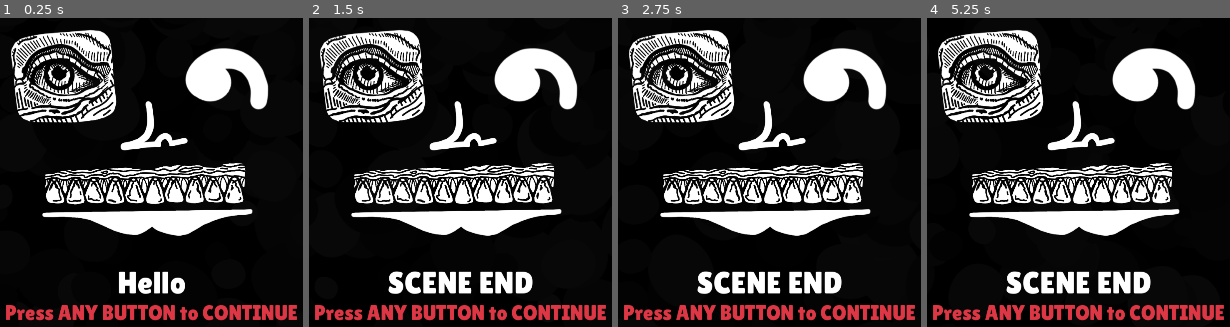
Above: before the commit, frames 1-4 (left to right).
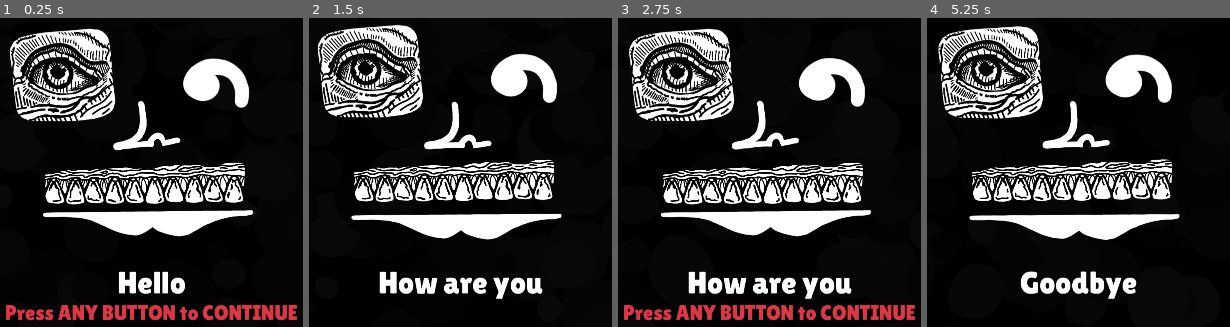
Above: after the commit, the same moments.

Repository: Hangover-Sunshine/DEFCON-JUNIOR
Game: Godot game, scene res://scenes/menus/menu_cutscene.tscn
The game is run twice, just before and just after one commit, with the same random seed, the same clock (stepped at 60 frames per second) and the same inputs. This scene is started directly instead of the project's main scene.
Inputs:
- Up to frame 1 (0.25 s): no input
- Up to frame 2 (1.5 s): tap Enter at 0.5, 1.25 s; hold D (right) 0.53-1.28 s; tap Shift (dash) at 0.6 s; hold S (down) from 1.28 s (still down); tap Space (fire) at 1.35 s
- Up to frame 3 (2.75 s): tap Enter at 2 s; release S (down) at 2.03 s; hold D (right) from 2.03 s (still down); tap Q (shield) at 2.1 s
- Up to frame 4 (5.25 s): tap Enter at 2.75, 3.5, 4.25 s; release D (right) at 2.78 s; hold W (up) 2.78-3.53 s; tap Shift (dash) at 2.85, 5.1 s; hold Space (fire) 3.53-4.28 s; hold A (left) 3.53-5.03 s; tap Q (shield) at 4.35 s; hold S (down) from 5.03 s (still down)

The runs differ from the first frame. In frame 1, 12% of the frame differs, in the area x 3-89%, y 3-71%; in frame 2, 23%, in the area x 1-99%, y 2-99%; in frame 3, 14%; in frame 4, 23%.

Commit message:
Function Line Reader

Diff:
--- a/scenes/menus/menu_cutscene.tscn
+++ b/scenes/menus/menu_cutscene.tscn
@@ -11,6 +11,466 @@
 
 [sub_resource type="Gradient" id="Gradient_8h1t4"]
 colors = PackedColorArray(0.00392157, 0.00392157, 0.00392157, 1, 0.0338533, 0.0338533, 0.0338533, 1)
+
+[sub_resource type="Animation" id="Animation_ie1y8"]
+resource_name = "Blink"
+length = 3.0
+loop_mode = 1
+tracks/0/type = "value"
+tracks/0/imported = false
+tracks/0/enabled = true
+tracks/0/path = NodePath(".:frame")
+tracks/0/interp = 1
+tracks/0/loop_wrap = true
+tracks/0/keys = {
+"times": PackedFloat32Array(0, 0.5, 0.6, 0.7),
+"transitions": PackedFloat32Array(1, 1, 1, 1),
+"update": 1,
+"values": [0, 0, 1, 0]
+}
+tracks/1/type = "value"
+tracks/1/imported = false
+tracks/1/enabled = true
+tracks/1/path = NodePath(".:scale")
+tracks/1/interp = 1
+tracks/1/loop_wrap = true
+tracks/1/keys = {
+"times": PackedFloat32Array(0, 0.4, 0.5, 0.6, 0.7, 3),
+"transitions": PackedFloat32Array(1, 1, 1, 1, 1, 1),
+"update": 1,
+"values": [Vector2(1, 1), Vector2(1, 1), Vector2(1, 1.05), Vector2(1, 0.95), Vector2(1, 1), Vector2(1, 1)]
+}
+
+[sub_resource type="Animation" id="Animation_ot5at"]
+resource_name = "Closed"
+length = 0.001
+tracks/0/type = "value"
+tracks/0/imported = false
+tracks/0/enabled = true
+tracks/0/path = NodePath(".:frame")
+tracks/0/interp = 1
+tracks/0/loop_wrap = true
+tracks/0/keys = {
+"times": PackedFloat32Array(0),
+"transitions": PackedFloat32Array(1),
+"update": 1,
+"values": [1]
+}
+tracks/1/type = "value"
+tracks/1/imported = false
+tracks/1/enabled = true
+tracks/1/path = NodePath(".:scale")
+tracks/1/interp = 1
+tracks/1/loop_wrap = true
+tracks/1/keys = {
+"times": PackedFloat32Array(0),
+"transitions": PackedFloat32Array(1),
+"update": 1,
+"values": [Vector2(1, 1)]
+}
+
+[sub_resource type="Animation" id="Animation_g3ouw"]
+length = 0.001
+tracks/0/type = "value"
+tracks/0/imported = false
+tracks/0/enabled = true
+tracks/0/path = NodePath(".:scale")
+tracks/0/interp = 1
+tracks/0/loop_wrap = true
+tracks/0/keys = {
+"times": PackedFloat32Array(0),
+"transitions": PackedFloat32Array(1),
+"update": 0,
+"values": [Vector2(1, 1)]
+}
+tracks/1/type = "value"
+tracks/1/imported = false
+tracks/1/enabled = true
+tracks/1/path = NodePath(".:frame")
+tracks/1/interp = 1
+tracks/1/loop_wrap = true
+tracks/1/keys = {
+"times": PackedFloat32Array(0),
+"transitions": PackedFloat32Array(1),
+"update": 1,
+"values": [1]
+}
+
+[sub_resource type="AnimationLibrary" id="AnimationLibrary_ast0u"]
+_data = {
+"Blink": SubResource("Animation_ie1y8"),
+"Closed": SubResource("Animation_ot5at"),
+"RESET": SubResource("Animation_g3ouw")
+}
+
+[sub_resource type="Animation" id="Animation_kp5cm"]
+length = 0.001
+tracks/0/type = "value"
+tracks/0/imported = false
+tracks/0/enabled = true
+tracks/0/path = NodePath("Lowerface/Top_Lip:position")
+tracks/0/interp = 1
+tracks/0/loop_wrap = true
+tracks/0/keys = {
+"times": PackedFloat32Array(0),
+"transitions": PackedFloat32Array(1),
+"update": 0,
+"values": [Vector2(-11.9999, 115)]
+}
+tracks/1/type = "value"
+tracks/1/imported = false
+tracks/1/enabled = true
+tracks/1/path = NodePath("Lowerface/Top_Lip:rotation")
+tracks/1/interp = 1
+tracks/1/loop_wrap = true
+tracks/1/keys = {
+"times": PackedFloat32Array(0),
+"transitions": PackedFloat32Array(1),
+"update": 0,
+"values": [0.0436332]
+}
+tracks/2/type = "value"
+tracks/2/imported = false
+tracks/2/enabled = true
+tracks/2/path = NodePath("Lowerface/Bottom_Lip:position")
+tracks/2/interp = 1
+tracks/2/loop_wrap = true
+tracks/2/keys = {
+"times": PackedFloat32Array(0),
+"transitions": PackedFloat32Array(1),
+"update": 0,
+"values": [Vector2(-6, 210)]
+}
+tracks/3/type = "value"
+tracks/3/imported = false
+tracks/3/enabled = true
+tracks/3/path = NodePath("Lowerface/Bottom_Lip:rotation")
+tracks/3/interp = 1
+tracks/3/loop_wrap = true
+tracks/3/keys = {
+"times": PackedFloat32Array(0),
+"transitions": PackedFloat32Array(1),
+"update": 0,
+"values": [0.0]
+}
+tracks/4/type = "value"
+tracks/4/imported = false
+tracks/4/enabled = true
+tracks/4/path = NodePath("Lowerface:position")
+tracks/4/interp = 1
+tracks/4/loop_wrap = true
+tracks/4/keys = {
+"times": PackedFloat32Array(0),
+"transitions": PackedFloat32Array(1),
+"update": 0,
+"values": [Vector2(0, 0)]
+}
+
+[sub_resource type="Animation" id="Animation_ag8hl"]
+resource_name = "Neutral"
+length = 6.0
+loop_mode = 1
+tracks/0/type = "value"
+tracks/0/imported = false
+tracks/0/enabled = true
+tracks/0/path = NodePath("Lowerface/Top_Lip:position")
+tracks/0/interp = 1
+tracks/0/loop_wrap = true
+tracks/0/keys = {
+"times": PackedFloat32Array(0, 1, 2, 3, 4, 5, 6),
+"transitions": PackedFloat32Array(1, 1, 1, 1, 1, 1, 1),
+"update": 0,
+"values": [Vector2(-11.9999, 115), Vector2(-15, 113), Vector2(-5.00001, 112), Vector2(-11.9999, 115), Vector2(-15, 113), Vector2(-5.00001, 112), Vector2(-11.9999, 115)]
+}
+tracks/1/type = "value"
+tracks/1/imported = false
+tracks/1/enabled = true
+tracks/1/path = NodePath("Lowerface/Top_Lip:rotation")
+tracks/1/interp = 1
+tracks/1/loop_wrap = true
+tracks/1/keys = {
+"times": PackedFloat32Array(0, 1, 2, 3, 4, 5, 6),
+"transitions": PackedFloat32Array(1, 1, 1, 1, 1, 1, 1),
+"update": 0,
+"values": [0.0436332, 0.0261799, 0.0610865, 0.0436332, 0.0261799, 0.0610865, 0.0436332]
+}
+tracks/2/type = "value"
+tracks/2/imported = false
+tracks/2/enabled = true
+tracks/2/path = NodePath("Lowerface/Bottom_Lip:position")
+tracks/2/interp = 1
+tracks/2/loop_wrap = true
+tracks/2/keys = {
+"times": PackedFloat32Array(0, 1, 2, 3, 4, 5, 6),
+"transitions": PackedFloat32Array(1, 1, 1, 1, 1, 1, 1),
+"update": 0,
+"values": [Vector2(-6, 210), Vector2(0, 214), Vector2(-6.99999, 215), Vector2(-6, 210), Vector2(0, 214), Vector2(-6.99999, 215), Vector2(-6, 210)]
+}
+tracks/3/type = "value"
+tracks/3/imported = false
+tracks/3/enabled = true
+tracks/3/path = NodePath("Lowerface/Bottom_Lip:rotation")
+tracks/3/interp = 1
+tracks/3/loop_wrap = true
+tracks/3/keys = {
+"times": PackedFloat32Array(0, 1, 2, 3, 4, 5, 6),
+"transitions": PackedFloat32Array(1, 1, 1, 1, 1, 1, 1),
+"update": 0,
+"values": [0.0, 0.0174533, -0.0174533, 0.0, 0.0174533, -0.0174533, 0.0]
+}
+tracks/4/type = "value"
+tracks/4/imported = false
+tracks/4/enabled = true
+tracks/4/path = NodePath("Lowerface:position")
+tracks/4/interp = 1
+tracks/4/loop_wrap = true
+tracks/4/keys = {
+"times": PackedFloat32Array(0),
+"transitions": PackedFloat32Array(1),
+"update": 0,
+"values": [Vector2(0, 0)]
+}
+
+[sub_resource type="Animation" id="Animation_83vbo"]
+resource_name = "Speak"
+length = 2.0
+tracks/0/type = "value"
+tracks/0/imported = false
+tracks/0/enabled = true
+tracks/0/path = NodePath("Lowerface/Top_Lip:position")
+tracks/0/interp = 1
+tracks/0/loop_wrap = true
+tracks/0/keys = {
+"times": PackedFloat32Array(0, 0.2, 0.4, 0.6, 0.8, 1, 1.2, 1.4, 1.6, 1.8, 2),
+"transitions": PackedFloat32Array(1, 1, 1, 1, 1, 1, 1, 1, 1, 1, 1),
+"update": 0,
+"values": [Vector2(-11.9999, 115), Vector2(-11.9999, 106.884), Vector2(-11.9999, 115), Vector2(-11.9999, 106.884), Vector2(-11.9999, 115), Vector2(-11.9999, 106.884), Vector2(-11.9999, 115), Vector2(-11.9999, 106.884), Vector2(-11.9999, 115), Vector2(-11.9999, 106.884), Vector2(-11.9999, 115)]
+}
+tracks/1/type = "value"
+tracks/1/imported = false
+tracks/1/enabled = true
+tracks/1/path = NodePath("Lowerface/Top_Lip:rotation")
+tracks/1/interp = 1
+tracks/1/loop_wrap = true
+tracks/1/keys = {
+"times": PackedFloat32Array(0, 0.2, 0.4, 0.6, 0.8, 1, 1.2, 1.4, 1.6, 1.8, 2),
+"transitions": PackedFloat32Array(1, 1, 1, 1, 1, 1, 1, 1, 1, 1, 1),
+"update": 0,
+"values": [0.0436332, 0.0349066, 0.0436332, 0.0523599, 0.0436332, 0.0349066, 0.0436332, 0.0523599, 0.0436332, 0.0349066, 0.0436332]
+}
+tracks/2/type = "value"
+tracks/2/imported = false
+tracks/2/enabled = true
+tracks/2/path = NodePath("Lowerface/Bottom_Lip:position")
+tracks/2/interp = 1
+tracks/2/loop_wrap = true
+tracks/2/keys = {
+"times": PackedFloat32Array(0, 0.2, 0.4, 0.6, 0.8, 1, 1.2, 1.4, 1.6, 1.8, 2),
+"transitions": PackedFloat32Array(1, 1, 1, 1, 1, 1, 1, 1, 1, 1, 1),
+"update": 0,
+"values": [Vector2(-6, 210), Vector2(-6, 220.064), Vector2(-6, 210), Vector2(-6, 220.064), Vector2(-6, 210), Vector2(-6, 220.064), Vector2(-6, 210), Vector2(-6, 220.064), Vector2(-6, 210), Vector2(-6, 220.064), Vector2(-6, 210)]
+}
+tracks/3/type = "value"
+tracks/3/imported = false
+tracks/3/enabled = true
+tracks/3/path = NodePath("Lowerface/Bottom_Lip:rotation")
+tracks/3/interp = 1
+tracks/3/loop_wrap = true
+tracks/3/keys = {
+"times": PackedFloat32Array(0, 0.2, 0.4, 0.6, 0.8, 1, 1.2, 1.4, 1.6, 1.8, 2),
+"transitions": PackedFloat32Array(1, 1, 1, 1, 1, 1, 1, 1, 1, 1, 1),
+"update": 0,
+"values": [0.0, 0.00872665, 0.0, -0.00872665, 0.0, 0.00872665, 0.0, -0.00872665, 0.0, 0.00872665, 0.0]
+}
+
+[sub_resource type="AnimationLibrary" id="AnimationLibrary_m1r7x"]
+_data = {
+"Neutral": SubResource("Animation_ag8hl"),
+"RESET": SubResource("Animation_kp5cm"),
+"Speak": SubResource("Animation_83vbo")
+}
+
+[sub_resource type="Animation" id="Animation_bcbb7"]
+resource_name = "Neutral"
+length = 6.0
+loop_mode = 1
+tracks/0/type = "value"
+tracks/0/imported = false
+tracks/0/enabled = true
+tracks/0/path = NodePath("Upperface/Left_Eye:position")
+tracks/0/interp = 1
+tracks/0/loop_wrap = true
+tracks/0/keys = {
+"times": PackedFloat32Array(0, 1, 2, 3, 4, 5, 6),
+"transitions": PackedFloat32Array(1, 1, 1, 1, 1, 1, 1),
+"update": 0,
+"values": [Vector2(-207, -138), Vector2(-218, -149), Vector2(-207, -151), Vector2(-207, -138), Vector2(-218, -149), Vector2(-207, -151), Vector2(-207, -138)]
+}
+tracks/1/type = "value"
+tracks/1/imported = false
+tracks/1/enabled = true
+tracks/1/path = NodePath("Upperface/Left_Eye:rotation")
+tracks/1/interp = 1
+tracks/1/loop_wrap = true
+tracks/1/keys = {
+"times": PackedFloat32Array(0, 1, 2, 3, 4, 5, 6),
+"transitions": PackedFloat32Array(1, 1, 1, 1, 1, 1, 1),
+"update": 0,
+"values": [0.0, -0.0174533, 0.0174533, 0.0, -0.0174533, 0.0174533, 0.0]
+}
+tracks/2/type = "value"
+tracks/2/imported = false
+tracks/2/enabled = true
+tracks/2/path = NodePath("Upperface/Right_Eye:position")
+tracks/2/interp = 1
+tracks/2/loop_wrap = true
+tracks/2/keys = {
+"times": PackedFloat32Array(0, 1, 2, 3, 4, 5, 6),
+"transitions": PackedFloat32Array(1, 1, 1, 1, 1, 1, 1),
+"update": 0,
+"values": [Vector2(163, -123), Vector2(174, -134), Vector2(152, -140), Vector2(163, -123), Vector2(174, -134), Vector2(152, -140), Vector2(163, -123)]
+}
+tracks/3/type = "value"
+tracks/3/imported = false
+tracks/3/enabled = true
+tracks/3/path = NodePath("Upperface/Nose:position")
+tracks/3/interp = 1
+tracks/3/loop_wrap = true
+tracks/3/keys = {
+"times": PackedFloat32Array(0, 1, 2, 3, 4, 5, 6),
+"transitions": PackedFloat32Array(1, 1, 1, 1, 1, 1, 1),
+"update": 0,
+"values": [Vector2(-9, -25), Vector2(-4, -20), Vector2(3.99998, -22), Vector2(-9, -25), Vector2(-4, -20), Vector2(3.99998, -22), Vector2(-9, -25)]
+}
+tracks/4/type = "value"
+tracks/4/imported = false
+tracks/4/enabled = true
+tracks/4/path = NodePath("Upperface/Nose:rotation")
+tracks/4/interp = 1
+tracks/4/loop_wrap = true
+tracks/4/keys = {
+"times": PackedFloat32Array(0, 1, 2, 3, 4, 5, 6),
+"transitions": PackedFloat32Array(1, 1, 1, 1, 1, 1, 1),
+"update": 0,
+"values": [-0.0174533, 0.0349066, 0.0872665, -0.0174533, 0.0349066, 0.0872665, -0.0174533]
+}
+tracks/5/type = "value"
+tracks/5/imported = false
+tracks/5/enabled = true
+tracks/5/path = NodePath("Upperface:position")
+tracks/5/interp = 1
+tracks/5/loop_wrap = true
+tracks/5/keys = {
+"times": PackedFloat32Array(0),
+"transitions": PackedFloat32Array(1),
+"update": 0,
+"values": [Vector2(0, 0)]
+}
+tracks/6/type = "value"
+tracks/6/imported = false
+tracks/6/enabled = true
+tracks/6/path = NodePath("Upperface/Right_Eye:rotation")
+tracks/6/interp = 1
+tracks/6/loop_wrap = true
+tracks/6/keys = {
+"times": PackedFloat32Array(0, 1, 2, 3, 4, 5, 6),
+"transitions": PackedFloat32Array(1, 1, 1, 1, 1, 1, 1),
+"update": 0,
+"values": [0.0, 0.0349066, -0.0349066, 0.0, 0.0349066, -0.0349066, 0.0]
+}
+
+[sub_resource type="Animation" id="Animation_k1jmg"]
+length = 0.001
+tracks/0/type = "value"
+tracks/0/imported = false
+tracks/0/enabled = true
+tracks/0/path = NodePath("Upperface/Left_Eye:position")
+tracks/0/interp = 1
+tracks/0/loop_wrap = true
+tracks/0/keys = {
+"times": PackedFloat32Array(0),
+"transitions": PackedFloat32Array(1),
+"update": 0,
+"values": [Vector2(-207, -138)]
+}
+tracks/1/type = "value"
+tracks/1/imported = false
+tracks/1/enabled = true
+tracks/1/path = NodePath("Upperface/Left_Eye:rotation")
+tracks/1/interp = 1
+tracks/1/loop_wrap = true
+tracks/1/keys = {
+"times": PackedFloat32Array(0),
+"transitions": PackedFloat32Array(1),
+"update": 0,
+"values": [0.0]
+}
+tracks/2/type = "value"
+tracks/2/imported = false
+tracks/2/enabled = true
+tracks/2/path = NodePath("Upperface/Right_Eye:position")
+tracks/2/interp = 1
+tracks/2/loop_wrap = true
+tracks/2/keys = {
+"times": PackedFloat32Array(0),
+"transitions": PackedFloat32Array(1),
+"update": 0,
+"values": [Vector2(163, -123)]
+}
+tracks/3/type = "value"
+tracks/3/imported = false
+tracks/3/enabled = true
+tracks/3/path = NodePath("Upperface/Right_Eye:rotation")
+tracks/3/interp = 1
+tracks/3/loop_wrap = true
+tracks/3/keys = {
+"times": PackedFloat32Array(0),
+"transitions": PackedFloat32Array(1),
+"update": 0,
+"values": [0.0]
+}
+tracks/4/type = "value"
+tracks/4/imported = false
+tracks/4/enabled = true
+tracks/4/path = NodePath("Upperface/Nose:rotation")
+tracks/4/interp = 1
+tracks/4/loop_wrap = true
+tracks/4/keys = {
+"times": PackedFloat32Array(0),
+"transitions": PackedFloat32Array(1),
+"update": 0,
+"values": [-0.0174533]
+}
+tracks/5/type = "value"
+tracks/5/imported = false
+tracks/5/enabled = true
+tracks/5/path = NodePath("Upperface/Nose:position")
+tracks/5/interp = 1
+tracks/5/loop_wrap = true
+tracks/5/keys = {
+"times": PackedFloat32Array(0),
+"transitions": PackedFloat32Array(1),
+"update": 0,
+"values": [Vector2(-9, -25)]
+}
+tracks/6/type = "value"
+tracks/6/imported = false
+tracks/6/enabled = true
+tracks/6/path = NodePath("Upperface:position")
+tracks/6/interp = 1
+tracks/6/loop_wrap = true
+tracks/6/keys = {
+"times": PackedFloat32Array(0),
+"transitions": PackedFloat32Array(1),
+"update": 0,
+"values": [Vector2(0, 0)]
+}
+
+[sub_resource type="AnimationLibrary" id="AnimationLibrary_rxfv3"]
+_data = {
+"Neutral": SubResource("Animation_bcbb7"),
+"RESET": SubResource("Animation_k1jmg")
+}
 
 [sub_resource type="Animation" id="Animation_s17x7"]
 resource_name = "Flash"
@@ -58,7 +518,6 @@
 grow_horizontal = 2
 grow_vertical = 2
 script = ExtResource("1_0ub0r")
-metadata/_edit_lock_ = true
 
 [node name="Background" type="Node2D" parent="."]
 metadata/_edit_lock_ = true
@@ -90,30 +549,59 @@
 color_initial_ramp = SubResource("Gradient_8h1t4")
 metadata/_edit_lock_ = true
 
-[node name="Void" type="Node2D" parent="."]
+[node name="TheVoid" type="Node2D" parent="."]
 position = Vector2(956, 458)
 
-[node name="Left_Eye" type="Sprite2D" parent="Void"]
+[node name="Upperface" type="Node2D" parent="TheVoid"]
+
+[node name="Left_Eye" type="Sprite2D" parent="TheVoid/Upperface"]
 position = Vector2(-207, -138)
 texture = ExtResource("3_xlmdt")
 hframes = 2
-
-[node name="RightEye" type="Sprite2D" parent="Void"]
-position = Vector2(185, -136)
+frame = 1
+
+[node name="AP_Left_Eye" type="AnimationPlayer" parent="TheVoid/Upperface/Left_Eye"]
+libraries = {
+"": SubResource("AnimationLibrary_ast0u")
+}
+autoplay = "Blink"
+
+[node name="Right_Eye" type="Node2D" parent="TheVoid/Upperface"]
+position = Vector2(163, -123)
+
+[node name="Right_Eye" type="Sprite2D" parent="TheVoid/Upperface/Right_Eye"]
+position = Vector2(-40, 0)
+scale = Vector2(0.8, 0.8)
 texture = ExtResource("3_t36hl")
-
-[node name="Nose" type="Sprite2D" parent="Void"]
-position = Vector2(10, -23)
+offset = Vector2(42, 0)
+
+[node name="Nose" type="Sprite2D" parent="TheVoid/Upperface"]
+position = Vector2(-9, -25)
+rotation = -0.0174533
 texture = ExtResource("4_50qe7")
 
-[node name="Bottom_Lip" type="Sprite2D" parent="Void"]
-position = Vector2(-6, 210)
-texture = ExtResource("2_kh1ue")
-
-[node name="Top_Lip" type="Sprite2D" parent="Void"]
+[node name="Lowerface" type="Node2D" parent="TheVoid"]
+
+[node name="Top_Lip" type="Sprite2D" parent="TheVoid/Lowerface"]
 position = Vector2(-11.9999, 115)
 rotation = 0.0436332
 texture = ExtResource("6_ftxgj")
+
+[node name="Bottom_Lip" type="Sprite2D" parent="TheVoid/Lowerface"]
+position = Vector2(-6, 210)
+texture = ExtResource("2_kh1ue")
+
+[node name="AP_Mouth" type="AnimationPlayer" parent="TheVoid"]
+libraries = {
+"": SubResource("AnimationLibrary_m1r7x")
+}
+autoplay = "Neutral"
+
+[node name="AP_UpperFace" type="AnimationPlayer" parent="TheVoid"]
+libraries = {
+"": SubResource("AnimationLibrary_rxfv3")
+}
+autoplay = "Neutral"
 
 [node name="Text_Label" type="Label" parent="."]
 layout_mode = 2
@@ -144,3 +632,6 @@
 libraries = {
 "": SubResource("AnimationLibrary_abm6f")
 }
+
+[connection signal="animation_finished" from="TheVoid/AP_Mouth" to="." method="_on_ap_face_animation_finished"]
+[connection signal="animation_finished" from="TheVoid/AP_Mouth" to="." method="_on_ap_mouth_animation_finished"]
--- a/scripts/menus/menu_cutscene.gd
+++ b/scripts/menus/menu_cutscene.gd
@@ -1,8 +1,15 @@
 extends Control
 
 @onready var text = $Text_Label
+@onready var continue_text = $Continue_Label
 
+@onready var TheVoid = $TheVoid
+@onready var ap_mouth = $TheVoid/AP_Mouth
+@onready var ap_upper_face = $TheVoid/AP_UpperFace
+
+#Manipulate this guy to run specific cutscene
 var chapter = 1
+
 var line = 0
 var length = 0
 var cur_script = ["INSERT TEXT HERE"]
@@ -11,16 +18,20 @@
 
 func _ready():
 	assign_script()
-	print(script1.size())
 
 func assign_script():
 	if chapter == 1:
 		cur_script = script1
+	elif chapter == 2:
+		cur_script = script2
 	text.text = cur_script[line]
 
 func _input(event):
-	if event.is_pressed():
+	if event.is_pressed() and continue_text.visible == true:
 		line += 1
+		if line < cur_script.size():
+			ap_mouth.play("Speak")
+			continue_text.visible = false
 	next_line()
 
 func next_line():
@@ -28,3 +39,9 @@
 		text.text = cur_script[line]
 	elif line >= cur_script.size():
 		text.text = "SCENE END"
+		continue_text.visible = false
+
+func _on_ap_mouth_animation_finished(anim_name):
+	if anim_name == "Speak":
+		ap_mouth.play("Neutral")
+		continue_text.visible = true
Not shown: 1 places in scenes/menus/menu_cutscene.tscn that only renumber resources
